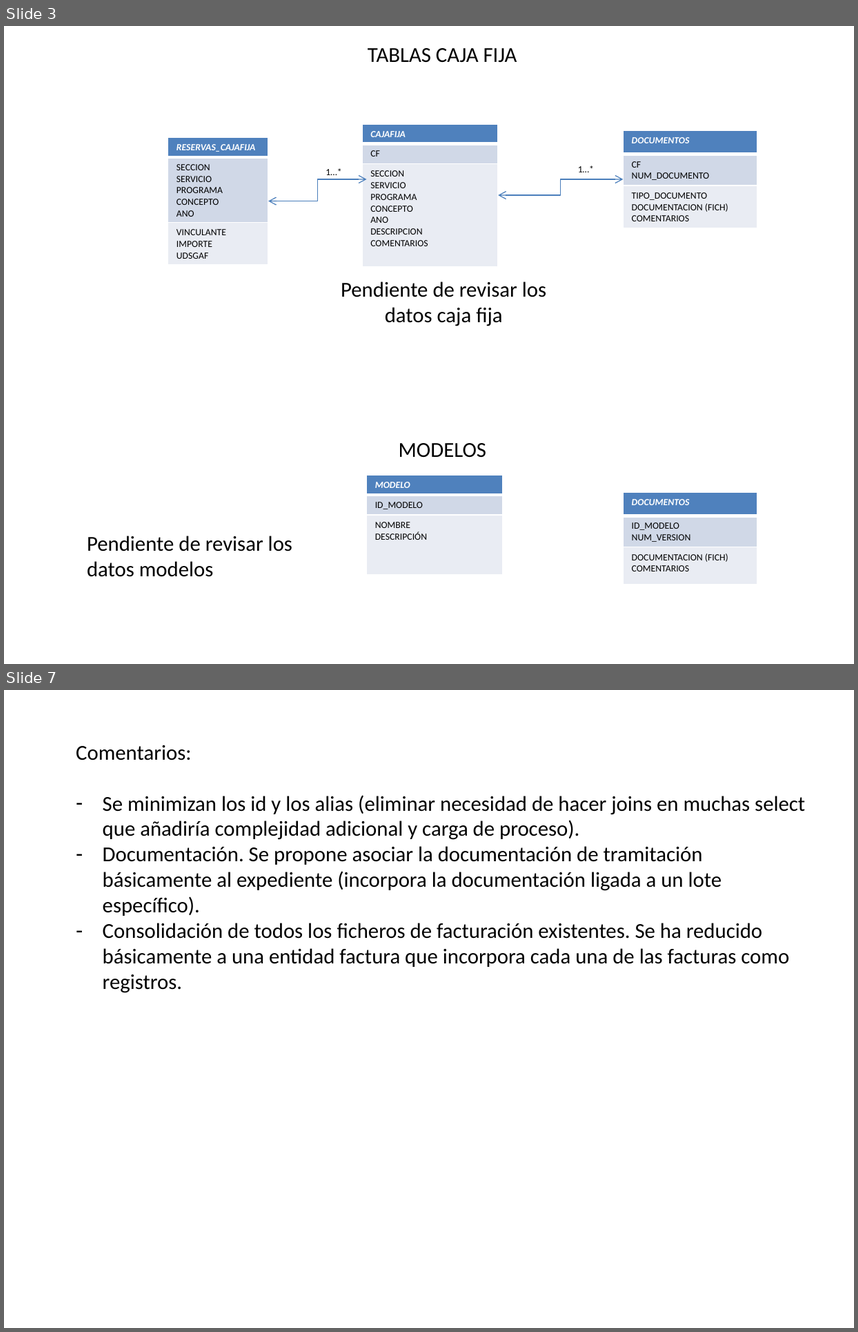
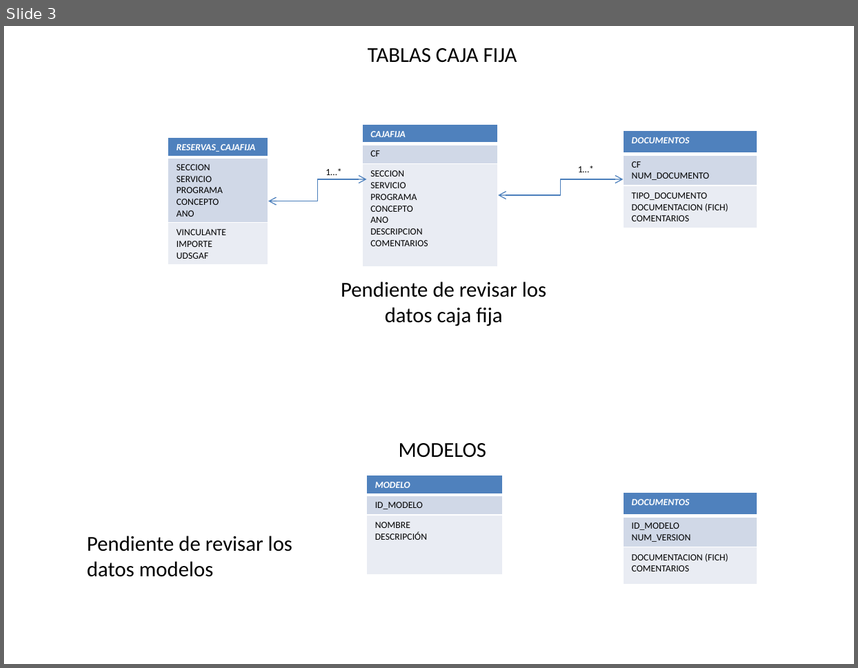
Before and after one commit to mvs0043/TFG.-Desarrollo-de-un-Sistema-de-Planificacion-y-Gestion-de-la-Contratacion-Publica, a slide deck: Documentación Soporte/Documento Tablas - Relaciones Borrador.pptx. Shown one above the other, each under a label of ours: slides 3 and 7 before the commit, slide 3 after it; the slides between them are not shown. The pictures are 858x1332 and 858x668 pixels, drawn with LibreOffice and Linux fonts; fonts in the diff are those of the drawing. Boxes give left, top, right and bottom in pixels: in the first picture for what was removed or moved away, otherwise in the second. Text is boxed around its words. In the diff, an @@ line names an element or a change of style, - is before the commit and + after.

```diff
--- a/Documentación Soporte/Documento Tablas - Relaciones Borrador.pptx
+++ b/Documentación Soporte/Documento Tablas - Relaciones Borrador.pptx
@@ slide 7 removed at box(4, 690, 854, 1328), background #FFFFFF @@
@@ text removed at box(76, 745, 805, 993) @@
-Comentarios:
-– Se minimizan los id y los alias (eliminar necesidad de hacer joins en muchas select que añadiría complejidad adicional y carga de proceso).
-– Documentación. Se propone asociar la documentación de tramitación básicamente al expediente (incorpora la documentación ligada a un lote específico).
-– Consolidación de todos los ficheros de facturación existentes. Se ha reducido básicamente a una entidad factura que incorpora cada una de las facturas como registros.
```
Also in this commit, not shown: 4 slides changed, 1 other slide removed.
